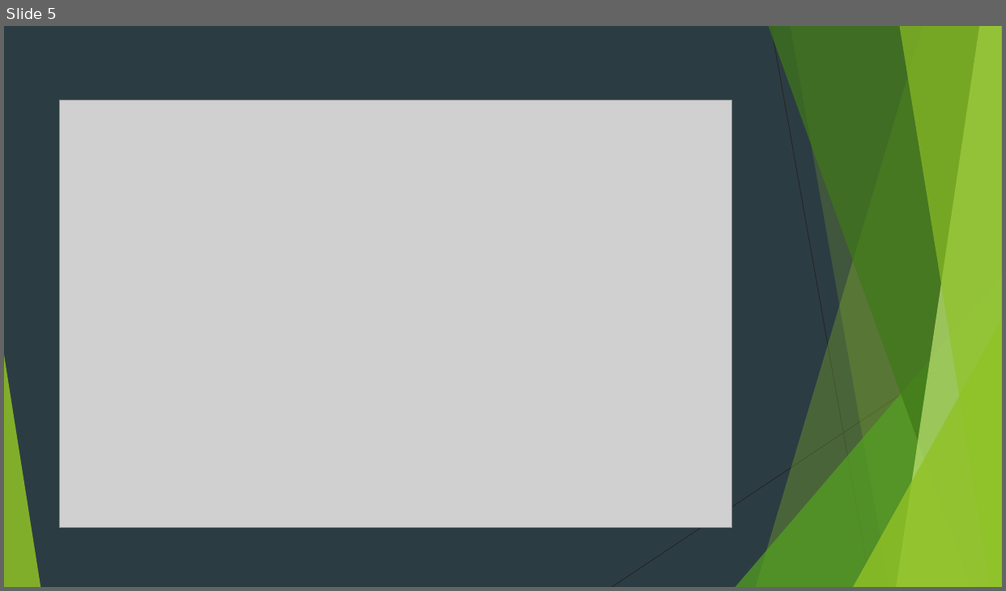
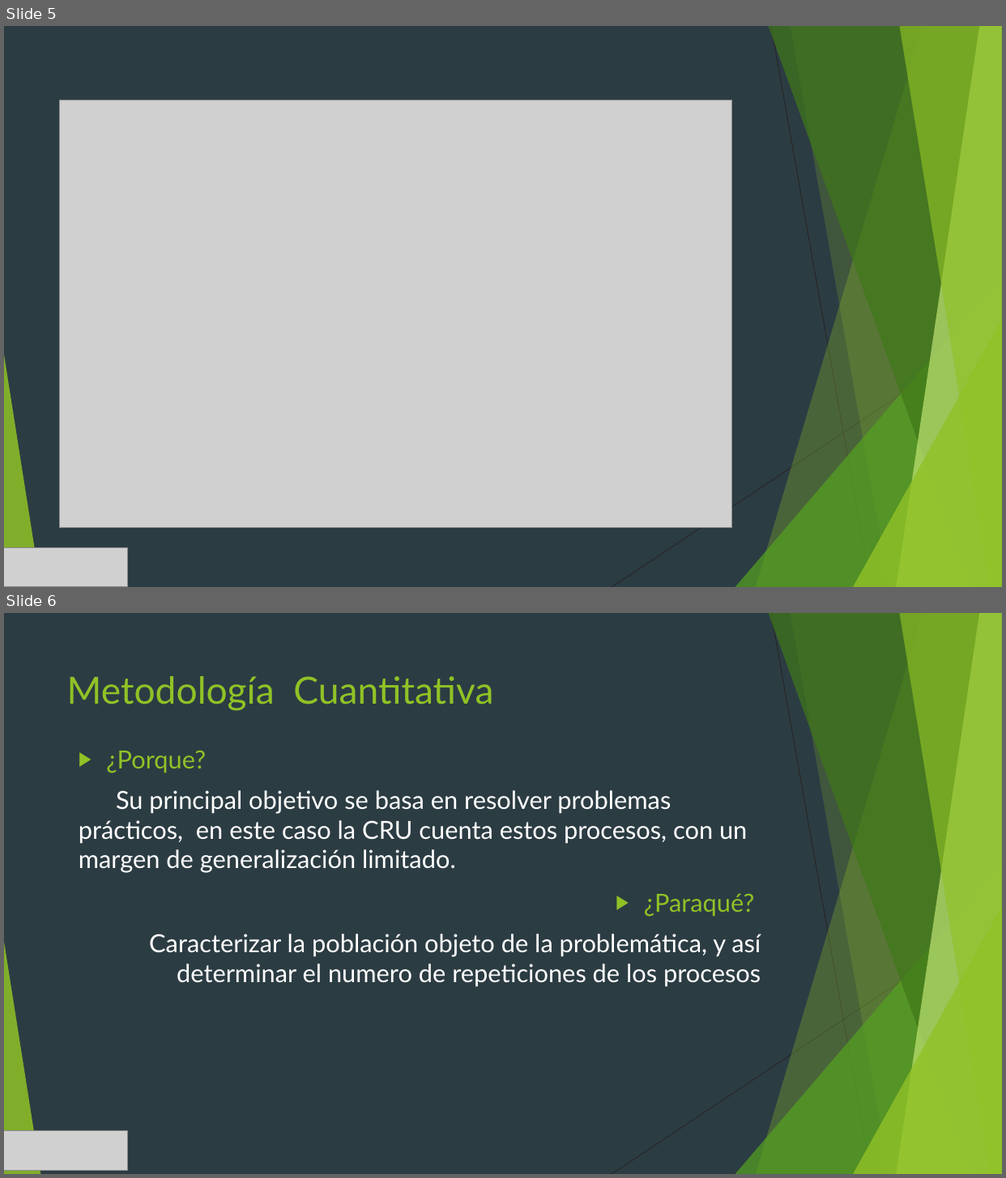
Before and after one commit to JefersonGuevara/Cru_Portal, a slide deck: Documentacion/SISTEMA DE INFORMACIÓN PARA LA GESTIÓN DE ADMISIONES.pptx. Shown one above the other, each under a label of ours: slide 5 before the commit, slides 5 and 6 after it. The pictures are 1006x591 and 1006x1178 pixels, drawn with LibreOffice and Linux fonts; fonts in the diff are those of the drawing; grey boxes stand for pictures. Boxes give left, top, right and bottom in pixels: in the first picture for what was removed or moved away, otherwise in the second. Text is boxed around its words. In the diff, an @@ line names an element or a change of style, - is before the commit and + after.

```diff
--- a/Documentacion/SISTEMA DE INFORMACIÓN PARA LA GESTIÓN DE ADMISIONES.pptx
+++ b/Documentacion/SISTEMA DE INFORMACIÓN PARA LA GESTIÓN DE ADMISIONES.pptx
@@ slide 6 added at <box>4,613,1002,1174</box>, background #2C3C43; not listed: 10 template elements that a slide beside it also shows @@
@@ title added at <box>67,676,493,711</box>, 36 pt, text #90C226 @@
+Metodología Cuantitativa
@@ text added at <box>79,751,747,873</box>, 24 pt, text #FFFFFF @@
+▶ ¿Porque?
+Su principal objetivo se basa en resolver problemas prácticos, en este caso la CRU cuenta estos procesos, con un margen de generalización limitado.
@@ text added at <box>149,893,761,987</box>, 24 pt, text #FFFFFF @@
+▶ ¿Paraqué?
+Caracterizar la población objeto de la problemática, y así determinar el numero de repeticiones de los procesos
@@ picture added at <box>4,1131,128,1171</box> @@
@@ slide 5 changed as well @@
@@ picture added at <box>4,548,128,587</box> @@
```
Also in this commit, not shown: 11 other slides changed, 18 other slides added, 8 slides removed, 7 other files.
